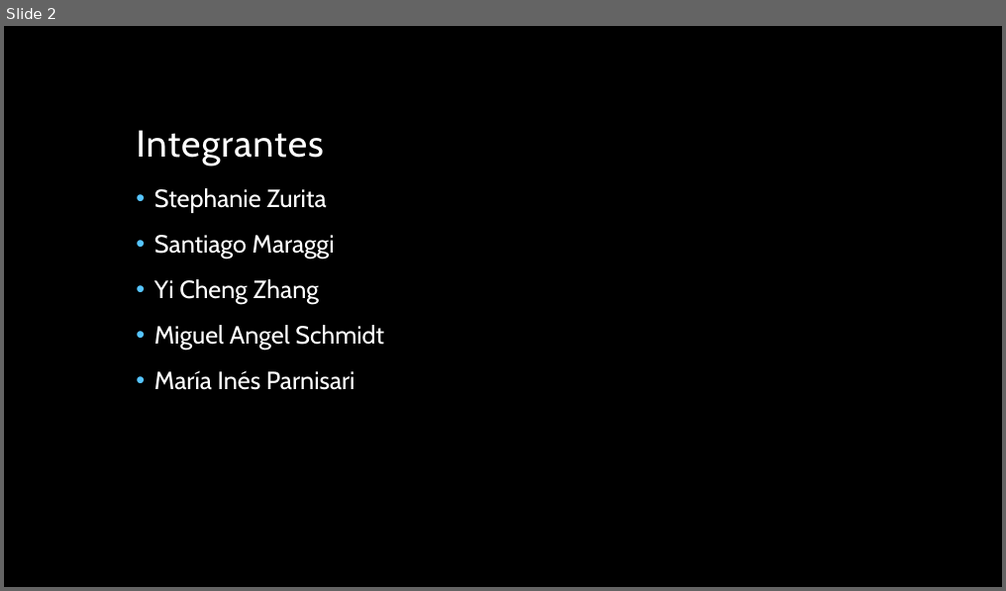
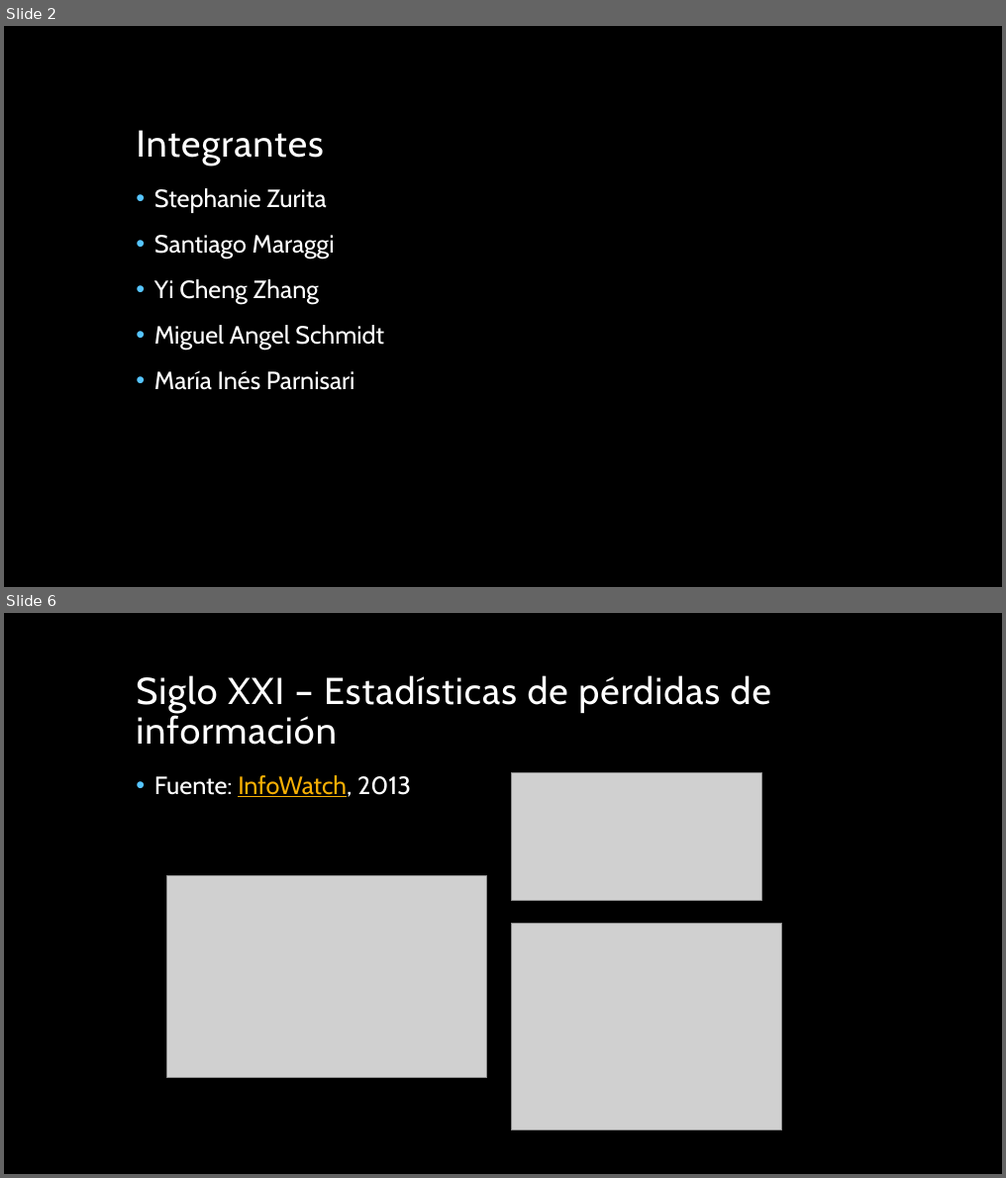
Before and after one commit to miparnisari/implantaciondesistemas, a slide deck: Presentacion/Fuga de Información en los Siglos XIX y.pptx. Shown one above the other, each under a label of ours: slide 2 before the commit, slides 2 and 6 after it; the slides between them are not shown. The pictures are 1006x591 and 1006x1178 pixels, drawn with LibreOffice and Linux fonts; fonts in the diff are those of the drawing; grey boxes stand for pictures; background and template pictures are left out. Boxes give left, top, right and bottom in pixels: in the first picture for what was removed or moved away, otherwise in the second. Text is boxed around its words. In the diff, an @@ line names an element or a change of style, - is before the commit and + after.

```diff
--- a/Presentacion/Fuga de Información en los Siglos XIX y.pptx
+++ b/Presentacion/Fuga de Información en los Siglos XIX y.pptx
@@ slide 6 added at (4,613,1002,1174), background picture (left out) @@
@@ title added at (136,675,771,745), 36 pt, text #FFFFFF @@
+Siglo XXI – Estadísticas de pérdidas de información
@@ text added at (154,775,411,797), 24 pt, text #FFFFFF @@
+• Fuente: InfoWatch, 2013
@@ picture added at (512,772,761,900) @@
@@ picture added at (167,875,487,1078) @@
@@ picture added at (512,923,782,1131) @@
```
Also in this commit, not shown: 5 other slides added, 9 slides removed, 1 other file.
